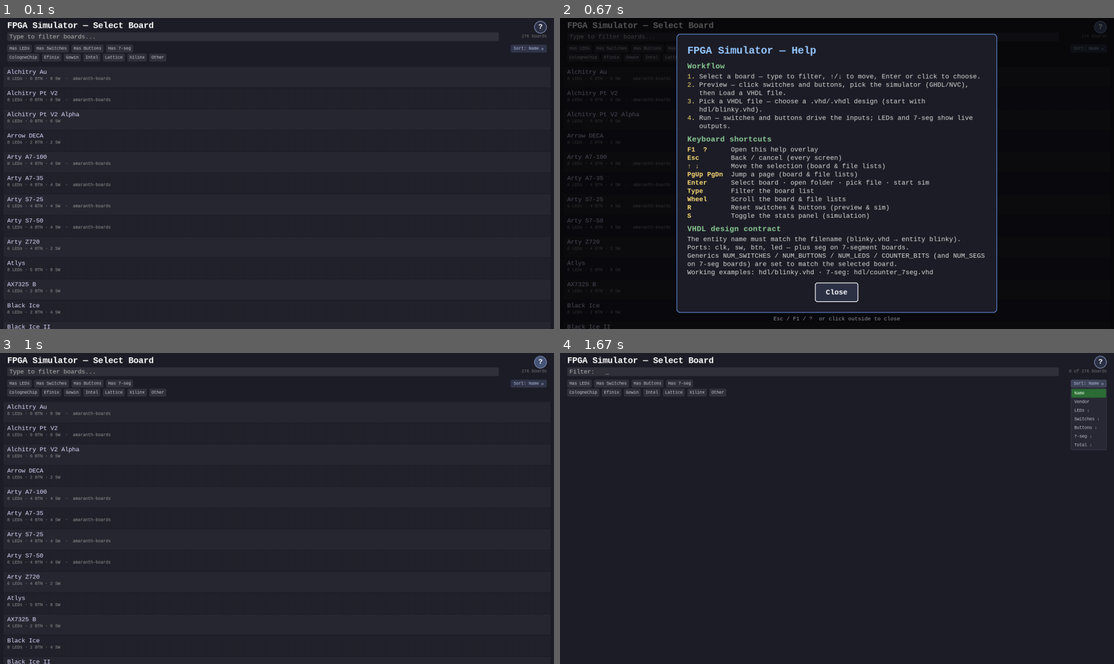
Above: before the commit, frames 1-4 (two rows, left to right).
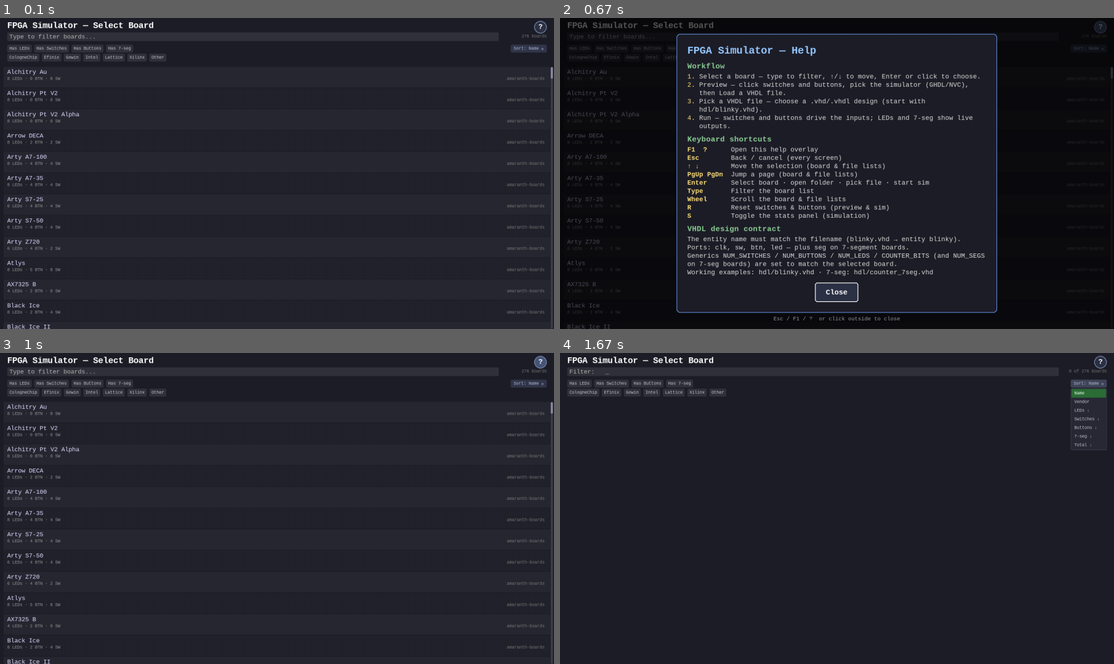
Above: after the commit, the same moments.

Repository: Machai-Kydoimos/fpga-board-sim
Game: pygame game, started from src/fpga_sim/__main__.py
The game is run twice, just before and just after one commit, with the same random seed, the same clock (stepped at 60 frames per second) and the same inputs.
Inputs:
- Up to frame 1 (0.1 s): no input
- Up to frame 2 (0.67 s): click "?" at 0.38 s
- Up to frame 3 (1 s): click "?" at 0.72 s
- Up to frame 4 (1.67 s): hold Up 1-1.47 s; tap Space at 1.07, 1.37 s; click "Sort: Name ▾" at 1.6 s

The runs differ from the first frame. In frame 1, 0.9% of the frame differs, in the area x 11-100%, y 15-100%; in frame 2, less than 0.1%; in frame 3, 0.9%; in frame 4, nothing differs.

Commit message:
feat(ui): selector scrollbar + per-row source; demo strip, cause→effect captions, longer holds
Address review feedback on the README GIFs.

Board selector (real UI changes):
- Always-visible scrollbar when the board list overflows (it scrolled silently
  before — no affordance at all). New scrollbar_track/scrollbar_thumb theme roles.
- Show each board's source (litex-boards / amaranth-boards / digilent-xdc /
  custom) on every row as a dim right-aligned tag, instead of only on names that
  collide across sources (which was confusing — "why only amaranth?"). Drops the
  now-unused _duplicate_names bookkeeping.

Demo GIF:
- Persistent bottom strip: "live VHDL simulation · <board> (<source>) · <file>",
  so a first-time viewer always sees the running design is one example board +
  one example program — and that it's a live sim, not a canned animation.
- Cause→effect captions ("BTN0 → snake reverses", "BTN1 → all segments on",
  "SW0 → 2x faster") to convey the buttons/switches are real inputs the FPGA
  logic acts on.
- Longer button/switch holds (11 → 20 frames) + a land-and-pause beat before each
  press, so the taps and captions are readable; trimmed the post-release linger
  so the caption matches the on-screen effect.

Selector GIF gets a cursor clicking each chip (from the prior commit) at 900px.
README prose reworked to spell out inputs → logic → outputs.

Shared draw_strip helper in capture_common.py; capture_demo passes the source +
relative VHDL path. ruff / mypy / rumdl clean; 1001 tests pass.

Co-Authored-By: Claude Opus 4.8 <noreply@anthropic.com>

Diff:
--- a/scripts/capture_common.py
+++ b/scripts/capture_common.py
@@ -15,6 +15,9 @@
 
 # A classic arrow-pointer outline, tip at (0, 0), pointing down-right.
 _CURSOR_ARROW = [(0, 0), (0, 22), (5, 17), (9, 26), (13, 24), (9, 15), (16, 15)]
+
+# Height of the persistent context strip at the bottom of the demo GIF.
+_STRIP_H = 34
 
 
 def draw_cursor(surface: pygame.Surface, pos: tuple[float, float], *, pressed: bool) -> None:
@@ -44,12 +47,25 @@
     pad_x, pad_y = 16, 9
     w, h = label.get_width() + 2 * pad_x, label.get_height() + 2 * pad_y
     x = (surface.get_width() - w) // 2
-    y = surface.get_height() - h - 20
+    y = surface.get_height() - _STRIP_H - h - 12  # sit just above the persistent strip
     banner = pygame.Surface((w, h), pygame.SRCALPHA)
     banner.fill((0, 0, 0, 185))
     pygame.draw.rect(banner, (255, 196, 64), banner.get_rect(), 2, border_radius=6)
     surface.blit(banner, (x, y))
     surface.blit(label, (x + pad_x, y + pad_y))
+
+
+def draw_strip(surface: pygame.Surface, text: str, font: pygame.font.Font) -> None:
+    """Draw a persistent context band (board / source / running file) across the bottom."""
+    import pygame
+
+    w, h = surface.get_width(), surface.get_height()
+    band = pygame.Surface((w, _STRIP_H), pygame.SRCALPHA)
+    band.fill((0, 0, 0, 180))
+    surface.blit(band, (0, h - _STRIP_H))
+    pygame.draw.line(surface, (255, 196, 64), (0, h - _STRIP_H), (w, h - _STRIP_H), 1)
+    label = font.render(text, True, (215, 215, 215))
+    surface.blit(label, (16, h - _STRIP_H + (_STRIP_H - label.get_height()) // 2))
 
 
 def assemble_gif(
--- a/scripts/capture_demo.py
+++ b/scripts/capture_demo.py
@@ -83,7 +83,7 @@
         "--end-cycles", type=int, default=6, help="snake: stop after this many snake cycles"
     )
     p.add_argument(
-        "--hold-frames", type=int, default=11, help="snake: frames a button stays pressed"
+        "--hold-frames", type=int, default=20, help="snake: frames a button stays pressed"
     )
     p.add_argument(
         "--tail-frames", type=int, default=12, help="snake: extra frames after the speed-up"
@@ -135,6 +135,10 @@
     board_def = BoardDef.from_json(board_json_path.read_text())
     vhdl_path = args.vhdl.resolve()
     toplevel = vhdl_path.stem
+    try:
+        vhdl_rel = str(vhdl_path.relative_to(_ROOT))
+    except ValueError:
+        vhdl_rel = vhdl_path.name
     design_has_seg = _has_seg_port(vhdl_path.read_text())
 
     generics: dict[str, str] = {
@@ -184,6 +188,8 @@
                 "CAPTURE_END_CYCLES": str(args.end_cycles),
                 "CAPTURE_HOLD_FRAMES": str(args.hold_frames),
                 "CAPTURE_TAIL_FRAMES": str(args.tail_frames),
+                "CAPTURE_SOURCE": board_json_path.parent.name,
+                "CAPTURE_VHDL_NAME": vhdl_rel,
                 "CAPTURE_FRAMES": str(args.frames),
                 "CAPTURE_EVERY": str(args.every),
                 "CAPTURE_SW": str((1 << args.switches) - 1 if args.switches > 0 else 0),
--- a/sim/capture_frames.py
+++ b/sim/capture_frames.py
@@ -33,7 +33,7 @@
 
 import cocotb
 import pygame
-from capture_common import draw_caption, draw_cursor
+from capture_common import draw_caption, draw_cursor, draw_strip
 from cocotb.triggers import Timer
 
 from fpga_sim.board_loader import BoardDef
@@ -99,7 +99,13 @@
     """
 
     def __init__(
-        self, dut: object, board: FPGABoard, outdir: str, num_leds: int, num_segs: int
+        self,
+        dut: object,
+        board: FPGABoard,
+        outdir: str,
+        num_leds: int,
+        num_segs: int,
+        strip: str,
     ) -> None:
         """Capture references + tuning, park the cursor, and zero the inputs."""
         self.dut = dut
@@ -108,13 +114,15 @@
         self.num_leds = num_leds
         self.num_segs = num_segs
         self.step_ns = _env_int("CAPTURE_STEP_NS", 12000)
-        self.hold = _env_int("CAPTURE_HOLD_FRAMES", 11)
+        self.hold = _env_int("CAPTURE_HOLD_FRAMES", 20)
         self.base_idx = min(_env_int("CAPTURE_COUNTER_BITS", 12) - 1, 16)
         self.clocks_per_frame = self.step_ns / (2 * _CLK_HALF_NS)
         self.steps_per_cycle = 4 * num_segs + 4 if num_segs else 16
         center = num_leds // 2
         self.central_mask = ((1 << center) | (1 << max(0, center - 1))) if num_leds else 0
         self.font = get_font(20, bold=True)
+        self.strip = strip
+        self.strip_font = get_font(15)
 
         w, h = board.screen.get_size()
         self.park = (w * 0.5, h * 0.44)
@@ -145,6 +153,7 @@
             self.cx, self.cy = self.tx, self.ty  # snap when arrived so parked frames dedup
         self.board._draw(flip=False)
         draw_cursor(self.board.screen, (self.cx, self.cy), pressed=self.pressed)
+        draw_strip(self.board.screen, self.strip, self.strip_font)
         draw_caption(self.board.screen, self.caption, self.font)
         pygame.image.save(
             self.board.screen, os.path.join(self.outdir, f"frame_{self.frame:04d}.png")
@@ -160,6 +169,11 @@
         for _ in range(40):
             if (self.tx - self.cx) ** 2 + (self.ty - self.cy) ** 2 < 9.0:
                 return
+            await self._tick()
+
+    async def _pause(self, n: int) -> None:
+        """Tick *n* frames without moving the target (a readability beat)."""
+        for _ in range(n):
             await self._tick()
 
     async def run_to_cycle(self, target: int, *, cap: int = 900) -> None:
@@ -182,6 +196,7 @@
             return
         self._aim(self.board.buttons[idx].rect)
         await self._travel()
+        await self._pause(4)  # a beat on the target before the press
         await self._wait_central_led()
         self.board.buttons[idx].pressed = True
         self.dut.btn.value = 1 << idx  # type: ignore[attr-defined]
@@ -192,8 +207,7 @@
         self.board.buttons[idx].pressed = False
         self.dut.btn.value = 0  # type: ignore[attr-defined]
         self.pressed = False
-        for _ in range(5):  # let the caption linger a moment after release
-            await self._tick()
+        await self._pause(3)  # a brief tail; the long hold above carries the caption
         self.caption = ""
 
     async def toggle_switch(self, idx: int, caption: str) -> None:
@@ -202,6 +216,7 @@
             return
         self._aim(self.board.switches[idx].rect)
         await self._travel()
+        await self._pause(4)  # a beat on the target before the flip
         self.board.switches[idx].state = True
         self.sw_value |= 1 << idx
         self.dut.sw.value = self.sw_value  # type: ignore[attr-defined]
@@ -210,8 +225,7 @@
         for _ in range(self.hold):
             await self._tick()
         self.pressed = False
-        for _ in range(6):
-            await self._tick()
+        await self._pause(3)
         self.caption = ""
 
     async def coast(self, frames: int) -> None:
@@ -223,18 +237,18 @@
 
 
 async def _run_snake(
-    dut: object, board: FPGABoard, outdir: str, num_leds: int, num_segs: int
+    dut: object, board: FPGABoard, outdir: str, num_leds: int, num_segs: int, strip: str
 ) -> None:
     """Scripted interactive demo: BTN0 reverses, BTN1 lights all, SW0 speeds up."""
-    demo = _SnakeDemo(dut, board, outdir, num_leds, num_segs)
+    demo = _SnakeDemo(dut, board, outdir, num_leds, num_segs, strip)
     end_cycle = _env_int("CAPTURE_END_CYCLES", 6)
     tail = _env_int("CAPTURE_TAIL_FRAMES", 12)
     await demo.run_to_cycle(1)
-    await demo.tap_button(0, "BTN0  ·  reverse the snake")
+    await demo.tap_button(0, "BTN0  →  snake reverses")
     await demo.run_to_cycle(2)
-    await demo.tap_button(1, "BTN1  ·  light every segment")
+    await demo.tap_button(1, "BTN1  →  all segments on")
     await demo.run_to_cycle(3)
-    await demo.toggle_switch(0, "SW0  ·  2x update rate")
+    await demo.toggle_switch(0, "SW0  →  2x faster")
     await demo.run_to_cycle(end_cycle)
     await demo.coast(tail)
 
@@ -263,7 +277,11 @@
     dut.clk_half_ns.value = _CLK_HALF_NS  # type: ignore[attr-defined]
 
     if scenario == "snake":
-        await _run_snake(dut, board, outdir, num_leds, num_segs)
+        source = os.environ.get("CAPTURE_SOURCE", "")
+        vhdl_name = os.environ.get("CAPTURE_VHDL_NAME", "design.vhd")
+        board_label = f"{board_def.name} ({source})" if source else board_def.name
+        strip = f"live VHDL simulation   ·   {board_label}   ·   {vhdl_name}"
+        await _run_snake(dut, board, outdir, num_leds, num_segs, strip)
     else:
         await _run_plain(dut, board, outdir, num_leds, num_segs)
 
--- a/src/fpga_sim/ui/board_selector.py
+++ b/src/fpga_sim/ui/board_selector.py
@@ -76,12 +76,6 @@
 
         # Set by the (?) button / F1 / ?; consumed by run() to open the overlay.
         self._help_requested = False
-
-        # Detect which board names appear more than once (from different sources)
-        name_counts: dict[str, int] = {}
-        for b in boards:
-            name_counts[b.name] = name_counts.get(b.name, 0) + 1
-        self._duplicate_names = {n for n, c in name_counts.items() if c > 1}
 
         if preselect_class:
             visible = self._filtered()
@@ -443,11 +437,12 @@
             pygame.draw.rect(self.screen, bg, (10, y, self.width - 20, self.row_h - 2))
             nm = item_f.render(b.name, True, THEME.board_name)
             self.screen.blit(nm, (20, y + 4))
-            detail = b.summary
-            if b.source and b.name in self._duplicate_names:
-                detail = f"{detail}  ·  {b.source}"
-            sm = detail_f.render(detail, True, THEME.muted_text)
-            self.screen.blit(sm, (20, y + 4 + item_f.get_height() + 2))
+            sub_y = y + 4 + item_f.get_height() + 2
+            sm = detail_f.render(b.summary, True, THEME.muted_text)
+            self.screen.blit(sm, (20, sub_y))
+            if b.source:  # always show the source as a dim, right-aligned tag
+                src = detail_f.render(b.source, True, THEME.board_source)
+                self.screen.blit(src, (self.width - 26 - src.get_width(), sub_y))
 
         # Header overlay (hides items that scrolled behind header)
         pygame.draw.rect(self.screen, THEME.sel_bg, (0, 0, self.width, hdr))
@@ -530,6 +525,20 @@
             chip_rects.append((rect, "vendor", "Other"))
 
         self._chip_rects = chip_rects
+
+        # Scrollbar — always visible when the board list overflows the viewport.
+        if max_scroll > 0:
+            viewport_h = self.height - hdr
+            content_h = len(filtered) * self.row_h
+            bar_x = self.width - 9
+            pygame.draw.rect(
+                self.screen, THEME.scrollbar_track, (bar_x, hdr, 6, viewport_h), border_radius=3
+            )
+            thumb_h = max(28, round(viewport_h * viewport_h / content_h))
+            thumb_y = hdr + round((self.scroll / max_scroll) * (viewport_h - thumb_h))
+            pygame.draw.rect(
+                self.screen, THEME.scrollbar_thumb, (bar_x, thumb_y, 6, thumb_h), border_radius=3
+            )
 
         # Sort dropdown menu (drawn last so it overlays everything)
         if self._sort_open:
--- a/src/fpga_sim/ui/theme.py
+++ b/src/fpga_sim/ui/theme.py
@@ -80,6 +80,9 @@
     board_name: RGB = (220, 220, 255)
     muted_text: RGB = (150, 150, 150)  # board summary line, picker path
     board_count: RGB = (120, 120, 120)
+    board_source: RGB = (120, 120, 120)  # dim per-row source tag (litex/amaranth/…)
+    scrollbar_track: RGB = (62, 62, 76)
+    scrollbar_thumb: RGB = (140, 140, 165)
     chip_active: RGB = (45, 110, 55)
     chip_inactive: RGB = (50, 50, 60)
     chip_hover: RGB = (60, 75, 65)
Not shown, changed: README.md
Binary file changed: docs/assets/board_selector.gif
Binary file changed: docs/assets/demo.gif
Not shown, changed: CHANGELOG.md
